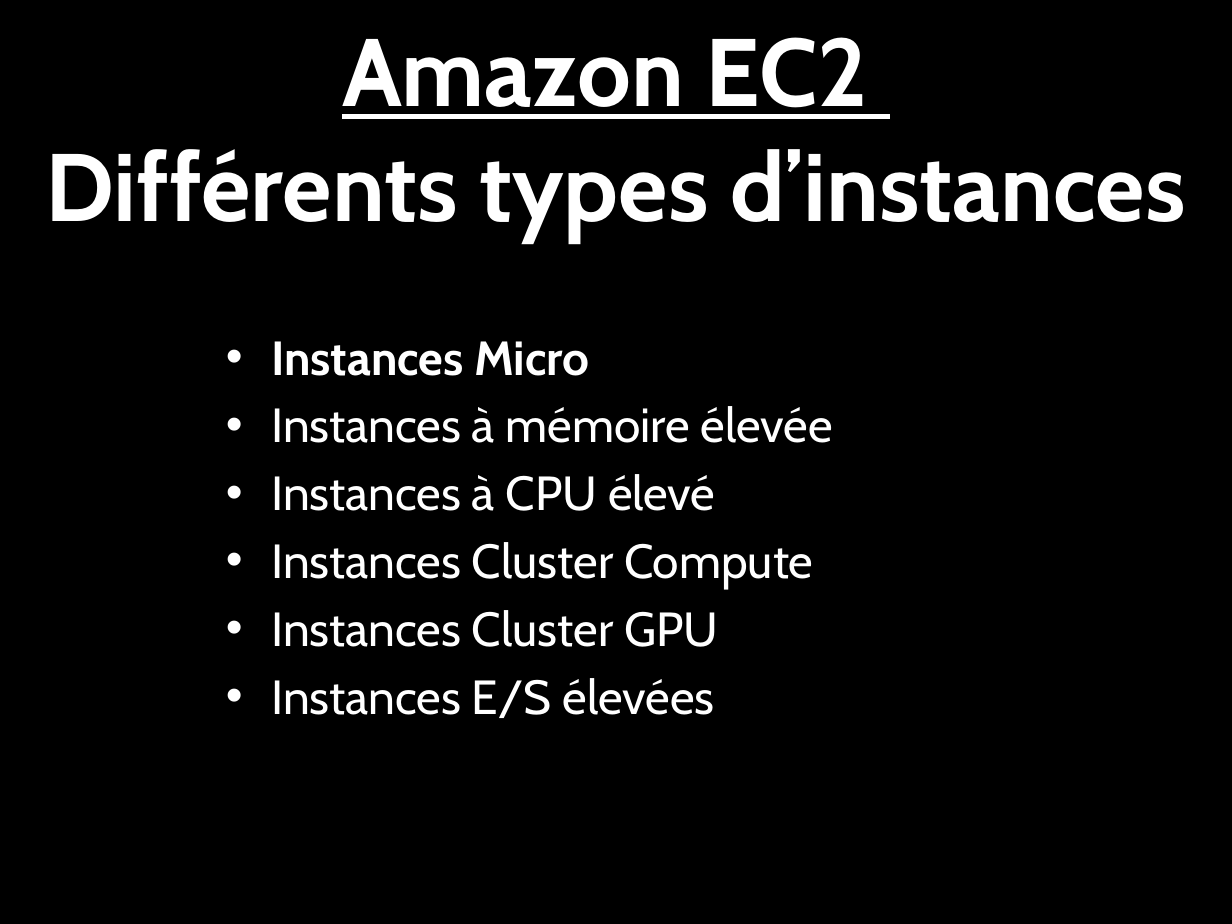
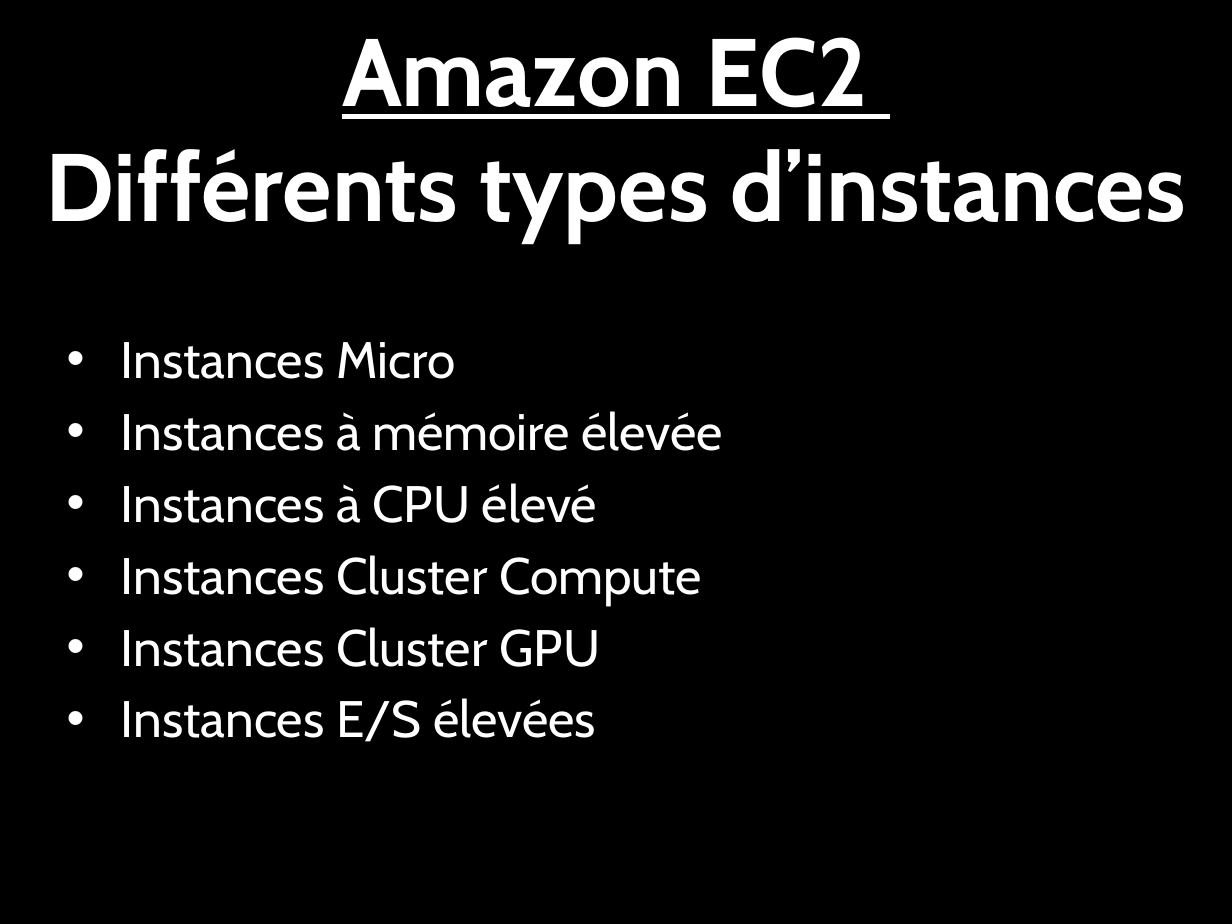
Before and after one commit to romfret/TLC, a slide deck: slide 11 of AWS - Media Hosting.pptx (slide 8 before the commit). Drawn at 1232x924 pixels with LibreOffice and Linux fonts; fonts in the diff are those of the drawing; background and template pictures are left out. Boxes give left, top, right and bottom in pixels: in the first picture for what was removed or moved away, otherwise in the second. Text is boxed around its words. In the diff, an @@ line names an element or a change of style, - is before the commit and + after.

```diff
--- a/AWS - Media Hosting.pptx
+++ b/AWS - Media Hosting.pptx
@@ text "Instances Micro": place and size @@
-text "Instances Micro" at (271, 341, 833, 718)
+text "Instances Micro" at (121, 342, 723, 742)
@@ text "Instances Micro" at (121, 342, 723, 742): size 28 to 30 pt; bold off in "Instances Micro"; list level 3 to 2 in "Instances Micro"; list level 3 to 2 in "Instances à mémoire élevée"; list level 3 to 2 in "Instances à CPU élevé"; list level 3 to 2 in "Instances Cluster Compute"; list level 3 to 2 in "Instances Cluster GPU"; list level 3 to 2 in "Instances E/S élevées" @@
```
Also in this commit, not shown: 8 other slides changed, 3 slides added.
